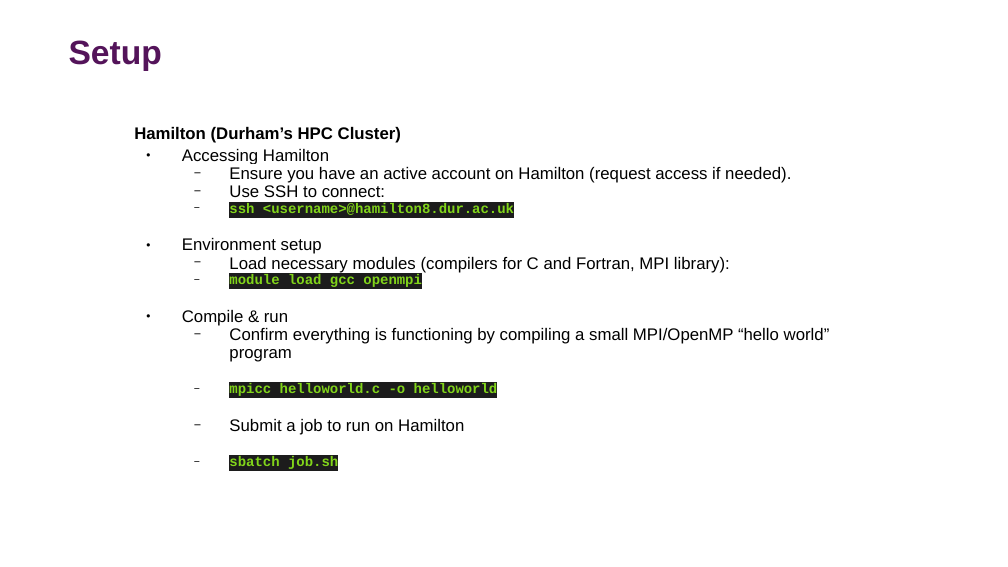
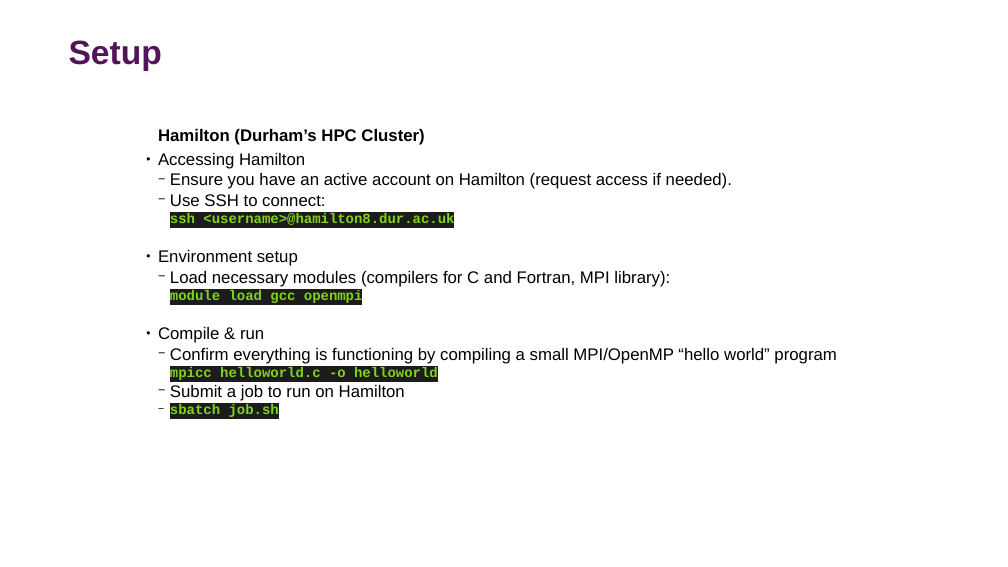
Before and after one commit to DurhamARC-Training/BasicParallelProgramming, a slide deck: slide 9 of OpenMPMPIShortCourse_Spring2026.odp. Drawn at 1008x567 pixels with LibreOffice and Linux fonts; fonts in the diff are those of the drawing; background and template pictures are left out. Boxes give left, top, right and bottom in pixels: in the first picture for what was removed or moved away, otherwise in the second. Text is boxed around its words. In the diff, an @@ line names an element or a change of style, - is before the commit and + after.

```diff
--- a/OpenMPMPIShortCourse_Spring2026.odp
+++ b/OpenMPMPIShortCourse_Spring2026.odp
@@ text "Hamilton (Durham’s HPC Cluster)" at (x1=158, y1=129, x2=836, y2=417): indent changed; line spacing 0.9 to 1; bullet − to none; less space between paragraphs @@
```
Also in this commit, not shown: 47 other slides changed, 12 slides added, 10 slides removed, 2 other files.
